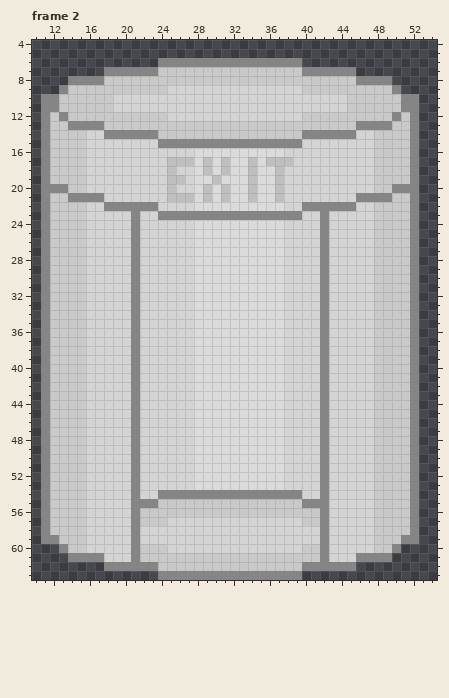
Two states of a pixel-art file, Art/exit.aseprite. The picture above was drawn from the file before the commit.
64x64 pixels, 12 frames. Colours within 5 levels of each other are drawn and written as one. Shown: frame 2: x 10..54, y 4..63. The commit also changed other frames, which this record leaves out.
The result:
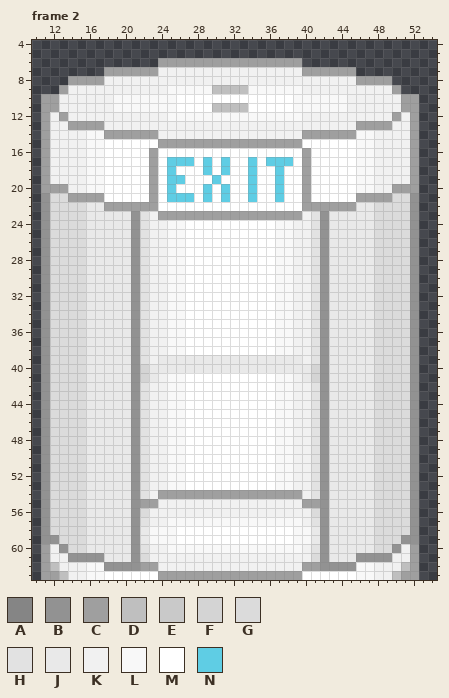
Palette (. is transparent): A #858585  B #929292  C #9f9f9f  D #bfbfbf  E #c9c9c9  F #d4d4d4  G #dbdbdb  H #e2e2e2  J #e9e9e9  K #f1f1f1  L #f8f8f8  M #ffffff  N #5fcde4
Edits made:
Changed rows in their new state; - is an unchanged pixel.
Frame 2, layers "Doors", "Static":
first column x 11:
 6 -------------CCCCCCCCCCCCCCCC-------------
 7 -------CCCCCCKKKKKKKKKKKKKKKKCCCCCC-------
 8 ---CCCCKKKKKKKKKKKKKKKKKKKKKKKKKKKKCCCC---
 9 --CKKKKKKKKKKKLLLLLDDDDLLLLLLKKKKKKKKKKC--
10 CCKKKKKKLLLLLLLMMMMMMMMMMMMMLLLLLLKKKKKKCC
11 CCKKKKKKLLLLLLLMMMMDDDDMMMMMLLLLLLKKKKKKCC
12 CKCKKKKKKKKKKKLLLLLLLLLLLLLLLKKKKKKKKKKCKC
13 CKKCCCCKKKKKKKKKKKKKKKKKKKKKKKKKKKKCCCCKKC
14 CKKKKLLCCCCCCKKKKKKKKKKKKKKKKCCCCCCLLKKKKC
15 CKKKKLLMMMMMMCCCCCCCCCCCCCCCCMMMMMMLLKKKKC
16 CKKKKLLMMMMMCMMMMMMMMMMMMMMMMCMMMMMLLKKKKC
17 CKKKKLLMMMMMCMNNNMNMNMMNMNNNMCMMMMMLLKKKKC
18 CKKKKLLMMMMMCMNMMMNMNMMNMMNMMCMMMMMLLKKKKC
19 CKKKKLLMMMMMCMNNMMMNMMMNMMNMMCMMMMMLLKKKKC
20 CCCKKLLMMMMMCMNMMMNMNMMNMMNMMCMMMMMLLKKCCC
21 BGGCCCCMMMMMCMNNNMNMNMMNMMNMMCMMMMMCCCCGGB
22 BGGGGJJCCCCCCMMMMMMMMMMMMMMMMCCCCCCJJGGGGB
23 BGGGGJJJJJBHKCCCCCCCCCCCCCCCCKHBJJJJJGGGGB
24 BGGGGJJJJJBHKKLLMMMMMMMMMMLLKKHBJJJJJGGGGB
25 BGGGGJJJJJBHKKLLMMMMMMMMMMLLKKHBJJJJJGGGGB
26 BGGGGJJJJJBHKKLLMMMMMMMMMMLLKKHBJJJJJGGGGB
27 BGGGGJJJJJBHKKLLMMMMMMMMMMLLKKHBJJJJJGGGGB
28 BGGGGJJJJJBHKKLLMMMMMMMMMMLLKKHBJJJJJGGGGB
29 BGGGGJJJJJBHKKLLMMMMMMMMMMLLKKHBJJJJJGGGGB
30 BGGGGJJJJJBHKKLLMMMMMMMMMMLLKKHBJJJJJGGGGB
31 BGGGGJJJJJBHKKLLMMMMMMMMMMLLKKHBJJJJJGGGGB
32 BGGGGJJJJJBHKKLLMMMMMMMMMMLLKKHBJJJJJGGGGB
33 BGGGGJJJJJBHKKLLMMMMMMMMMMLLKKHBJJJJJGGGGB
34 BGGGGJJJJJBHKKLLMMMMMMMMMMLLKKHBJJJJJGGGGB
35 BGGGGJJJJJBHKKLLMMMMMMMMMMLLKKHBJJJJJGGGGB
36 BGGGGJJJJJBHKKLLMMMMMMMMMMLLKKHBJJJJJGGGGB
37 BGGGGJJJJJBHKKLLMMMMMMMMMMLLKKHBJJJJJGGGGB
38 BGGGGJJJJJBHKKLLMMMMMMMMMMLLKKHBJJJJJGGGGB
39 BGGGGJJJJJBHKJJJJJJJJJJJJJJJJKHBJJJJJGGGGB
40 BGGGGJJJJJB-JJJJJJJJJJJJJJJJJJ-BJJJJJGGGGB
41 BGGGGJJJJJB-JKLLMMMMMMMMMMLLKJ-BJJJJJGGGGB
42 BGGGGJJJJJBHKKLLMMMMMMMMMMLLKKHBJJJJJGGGGB
43 BGGGGJJJJJBHKKLLMMMMMMMMMMLLKKHBJJJJJGGGGB
44 BGGGGJJJJJBHKKLLMMMMMMMMMMLLKKHBJJJJJGGGGB
45 BGGGGJJJJJBHKKLLMMMMMMMMMMLLKKHBJJJJJGGGGB
46 BGGGGJJJJJBHKKLLMMMMMMMMMMLLKKHBJJJJJGGGGB
47 BGGGGJJJJJBHKKLLMMMMMMMMMMLLKKHBJJJJJGGGGB
48 BGGGGJJJJJBHKKLLMMMMMMMMMMLLKKHBJJJJJGGGGB
49 BGGGGJJJJJBHKKLLMMMMMMMMMMLLKKHBJJJJJGGGGB
50 BGGGGJJJJJBHKKLLMMMMMMMMMMLLKKHBJJJJJGGGGB
51 BGGGGJJJJJBHKKLLMMMMMMMMMMLLKKHBJJJJJGGGGB
52 BGGGGJJJJJBHKKLLMMMMMMMMMMLLKKHBJJJJJGGGGB
53 BGGGGJJJJJBHKKLLMMMMMMMMMMLLKKHBJJJJJGGGGB
54 BGGGGJJJJJBHKCCCCCCCCCCCCCCCCKHBJJJJJGGGGB
55 BGGGGJJJJJBCCKKKKKKKKKKKKKKKKCCBJJJJJGGGGB
56 BGGGGJJJJJBGKKKKKKKKKKKKKKKKKKGBJJJJJGGGGB
57 BGGGGJJJJJBHKKLLLLLLLLLLLLLLLKHBJJJJJGGGGB
58 BGGGGJJJJJBJLLLMMMMMMMMMMMMMLLJBJJJJJGGGGB
59 BBGGGJJJJJBJLLLMMMMMMMMMMMMMLLJBJJJJJGGGBB
60 CKBGGJJJJJBHKKLLLLLLLLLLLLLLLKHBJJJJJGGBKC
61 CKKBBBBJJJBGKKKKKKKKKKKKKKKKKKGBJJJBBBBKKC
62 CDKKKLLBBBBCCKKKKKKKKKKKKKKKKCCBBBBLLKKKDC
63 CCDKKLLMMMMMMCCCCCCCCCCCCCCCCMMMMMMLLKKDCC
